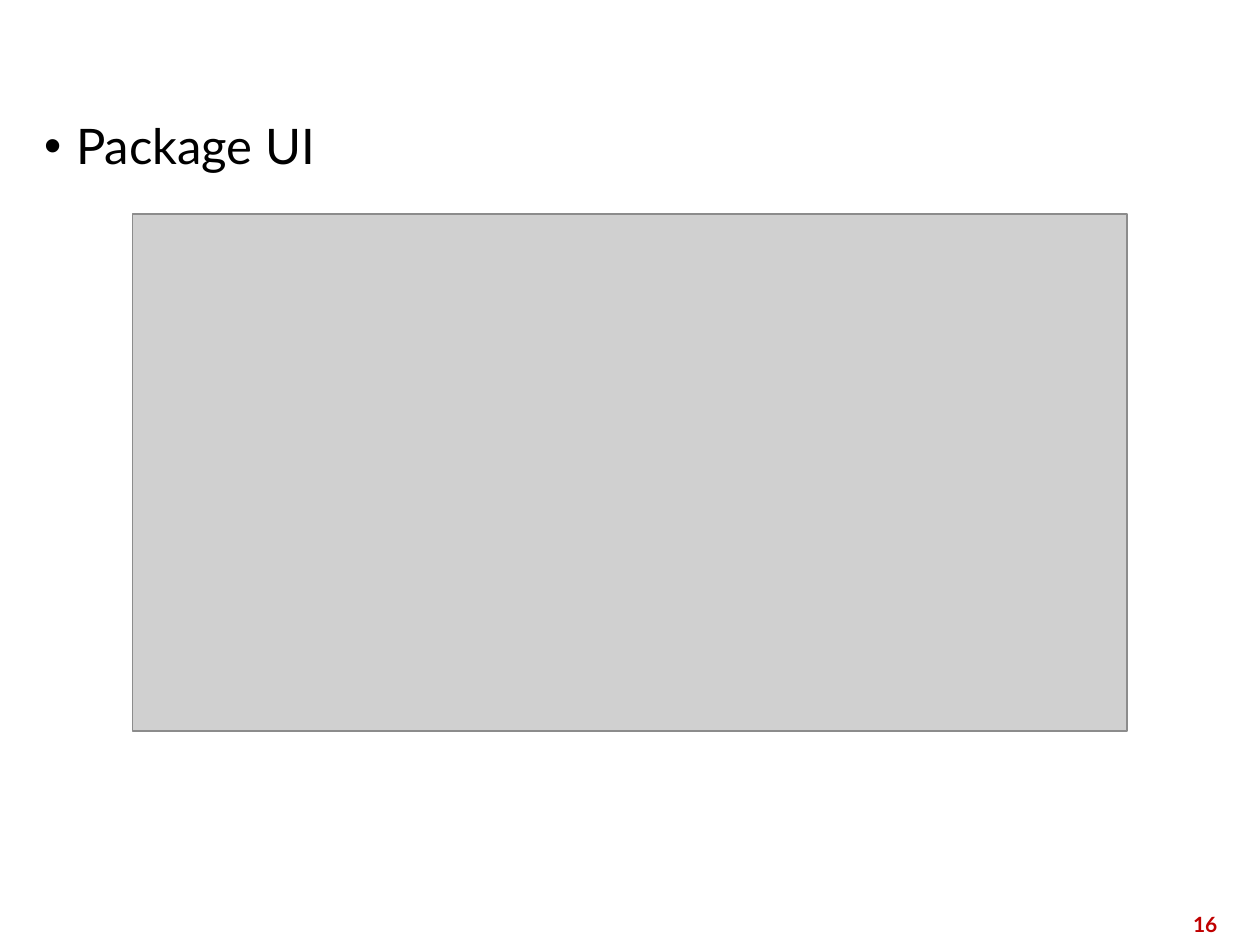
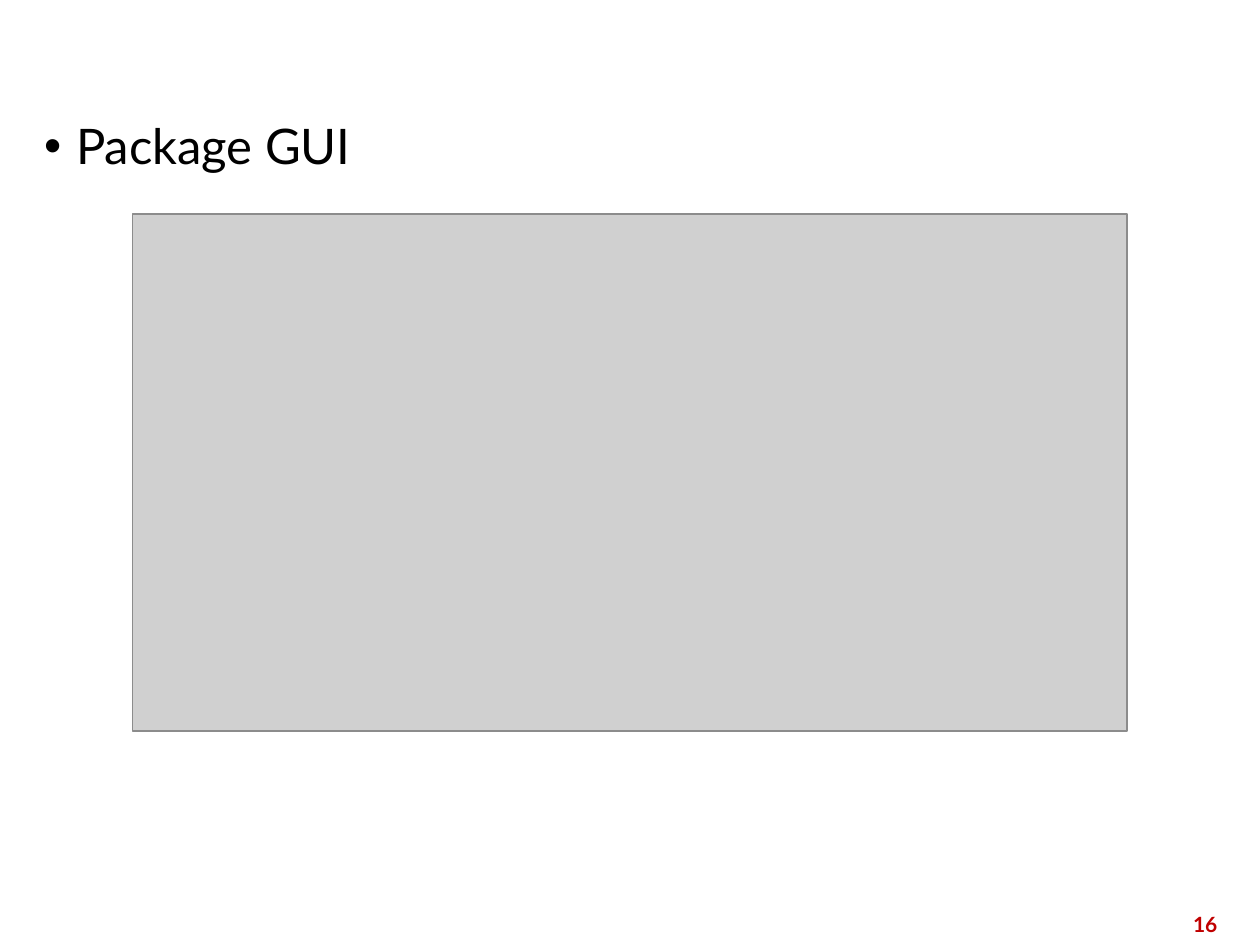
Before and after one commit to trandinhnhatminh1452/OOP, a slide deck: slide 16 of Báo cáo OOP.pptx. Drawn at 1260x945 pixels with LibreOffice and Linux fonts; fonts in the diff are those of the drawing; grey boxes stand for pictures; background and template pictures are left out. Boxes give left, top, right and bottom in pixels: in the first picture for what was removed or moved away, otherwise in the second. Text is boxed around its words. In the diff, an @@ line names an element or a change of style, - is before the commit and + after.

```diff
--- a/Báo cáo OOP.pptx
+++ b/Báo cáo OOP.pptx
@@ text at (76, 128, 350, 173): text changed @@
-• Package UI
+• Package GUI
```
Also in this commit, not shown: 7 other slides changed, 1 slide added, 1 slide removed, 35 other files.
